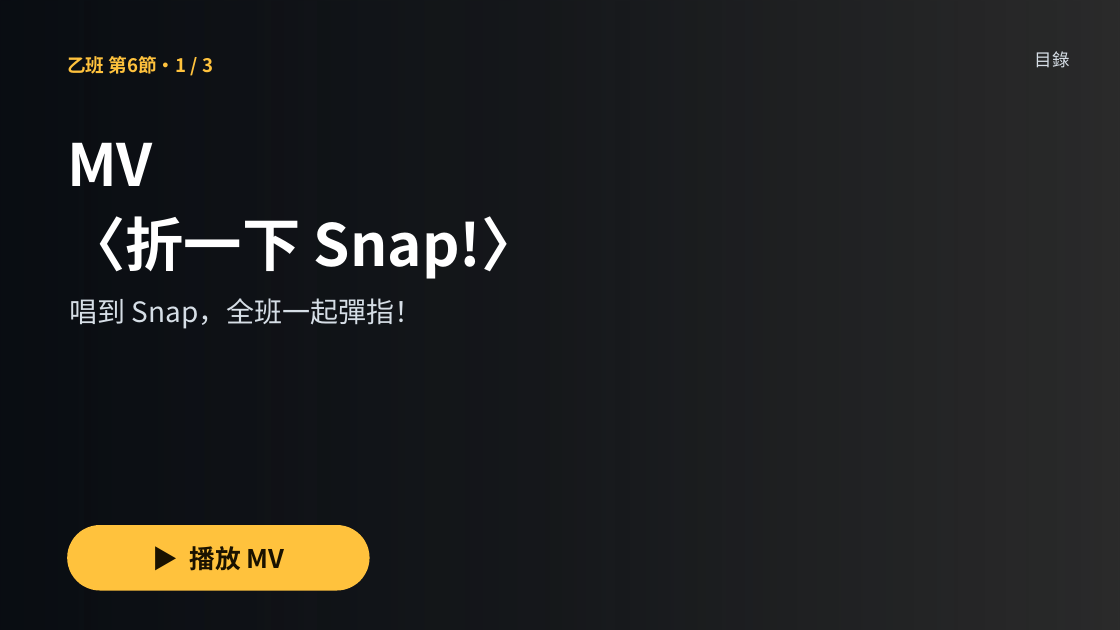
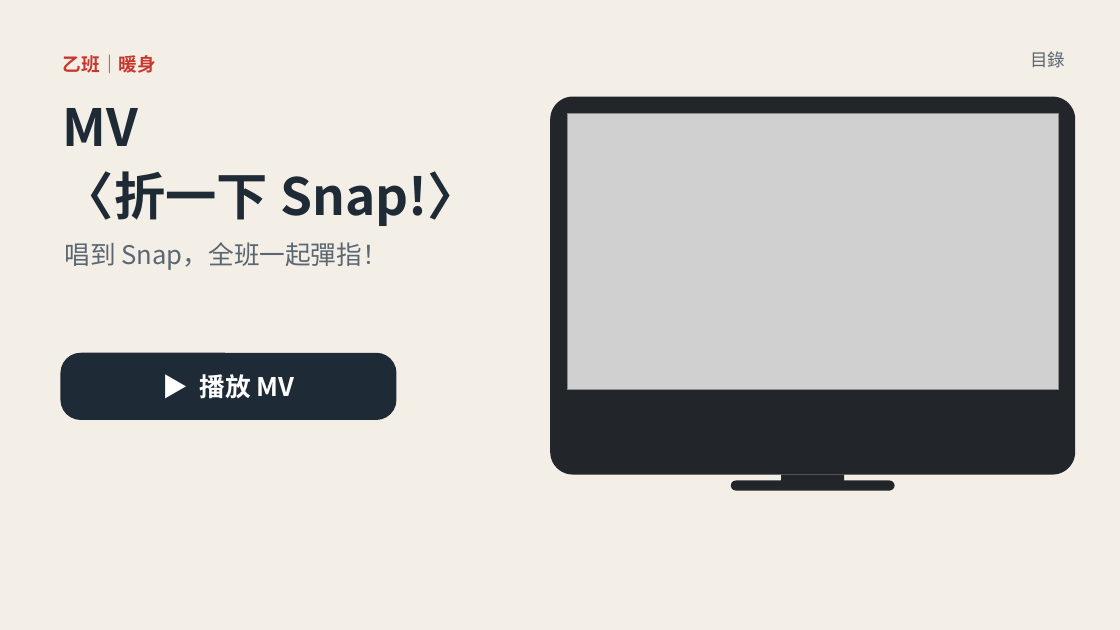
Before and after one commit to classtools1020/classtools1020.github.io, a slide deck: slide 10 of light-refract/1016/slides.pptx (slide 8 before the commit). Drawn at 1120x630 pixels with LibreOffice and Linux fonts; fonts in the diff are those of the drawing; grey boxes stand for pictures; background and template pictures are left out; a plain dark background stands for a picture behind light text. Boxes give left, top, right and bottom in pixels: in the first picture for what was removed or moved away, otherwise in the second. Text is boxed around its words. In the diff, an @@ line names an element or a change of style, - is before the commit and + after.

```diff
--- a/light-refract/1016/slides.pptx
+++ b/light-refract/1016/slides.pptx
@@ background picture (left out) to #FFFFFF @@
@@ rectangle at (0, 0, 1120, 630): fill gradient #05090F to #F4EFE6 @@
@@ text at (63, 54, 156, 73): text changed; text colour #FFC23D to #C8372D @@
-乙班 第6節・1 / 3
+乙班｜暖身
@@ text "目錄" at (1030, 51, 1065, 68): text colour #D6DEE6 to #5B6673; line spacing 1.15 to 1.12 @@
@@ text "MV": place and size @@
-text "MV" at (67, 142, 540, 279)
+text "MV" at (63, 108, 479, 226)
@@ text "MV" at (63, 108, 479, 226): size 50 to 44 pt, text colour #FFFFFF to #1F2A37; line spacing 1.15 to 1.12 @@
@@ rounded rectangle added at (550, 97, 1075, 475), fill #22262B @@
@@ picture added at (567, 113, 1059, 390) @@
@@ text "唱到 Snap，全班一起彈指！": place and size @@
-text "唱到 Snap，全班一起彈指！" at (70, 298, 423, 329)
+text "唱到 Snap，全班一起彈指！" at (65, 242, 388, 270)
@@ text "唱到 Snap，全班一起彈指！" at (65, 242, 388, 270): size 24 to 22 pt, text colour #D6DEE6 to #5B6673; line spacing 1.15 to 1.12 @@
@@ rounded rectangle "▶ 播放 MV": place and size @@
-rounded rectangle "▶ 播放 MV" at (67, 525, 370, 591)
+rounded rectangle "▶ 播放 MV" at (60, 353, 397, 420)
@@ rounded rectangle "▶ 播放 MV" at (60, 353, 397, 420): text colour #1A1200 to #FFFFFF; fill #FFC23D to #1F2A37; proportions changed @@
@@ rectangle added at (781, 475, 844, 483), fill #22262B @@
@@ rounded rectangle added at (731, 481, 895, 491), fill #22262B @@
```
Also in this commit, not shown: 11 other slides changed, 16 slides added, 6 slides removed, 14 other files.
